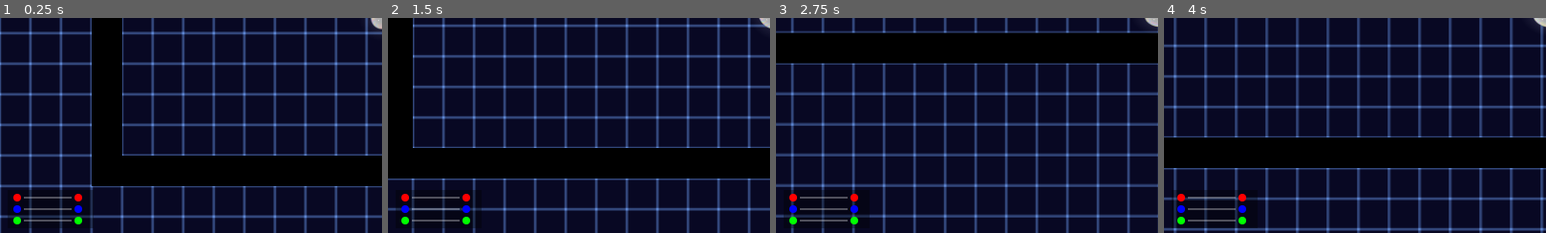
Above: before the commit, frames 1-4 (left to right).
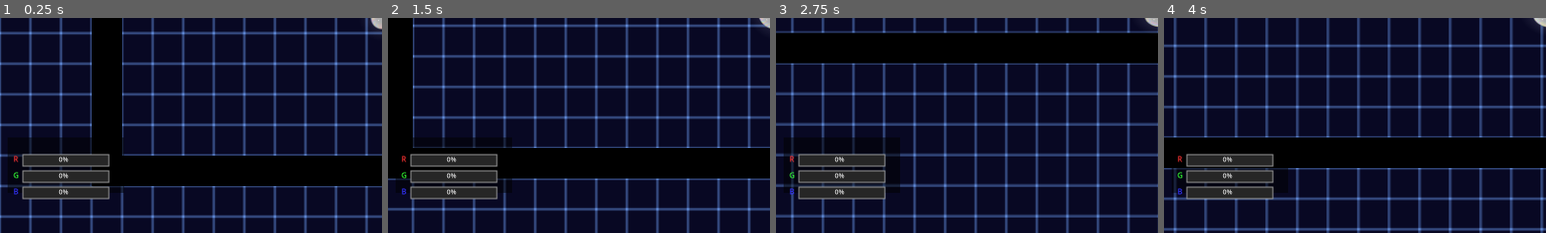
Above: after the commit, the same moments.

Repository: RianShinozaki/ColorBubbleGame
Game: Godot game, scene res://Maps/Level0.tscn
Two runs of this game, one before a commit and one after it. Both use one fixed random seed, a clock stepped at 60 frames per second and the inputs below. The engine's default icon, where the game draws it, is replaced by a stand-in: a white triangle on a blue panel in a dark square.
Inputs:
- Up to frame 1 (0.25 s): no input
- Up to frame 2 (1.5 s): tap Enter (respawn) at 0.5 s; hold Right (ui_right) 0.53-1.28 s; hold Down (ui_down) from 1.28 s (still down)
- Up to frame 3 (2.75 s): release Down (ui_down) at 2.03 s; hold Right (ui_right) from 2.03 s (still down)
- Up to frame 4 (4 s): release Right (ui_right) at 2.78 s; hold Up (ui_up) 2.78-3.53 s; hold Left (ui_left) from 3.53 s (still down)
The pictures show only the part of the screen within x 0-50%, y 50-100%; the shares and areas given below are measured in that part.

The runs differ from the first frame. In frame 1, 5.9% of the frame differs, in the area x 2-33%, y 55-98%; in frame 2, 5.8%; in frame 3, 6.3%; in frame 4, 5.7%.

Commit message:
updating color level UI

Diff:
--- a/Maps/Game.tscn
+++ b/Maps/Game.tscn
@@ -6,7 +6,7 @@
 [ext_resource type="PackedScene" uid="uid://br32x2pqn5aui" path="res://Objects/color_bubble.tscn" id="5_kkdw2"]
 [ext_resource type="Texture2D" uid="uid://btmty4d3eobm0" path="res://Art Folders/WhiteSquare.png" id="5_mdqsx"]
 [ext_resource type="PackedScene" uid="uid://dgocvemh306tv" path="res://Ui/ColorLegend.tscn" id="9_qpgel"]
-[ext_resource type="Script" uid="uid://d003uh3h15l1" path="res://Ui/color_legend.gd" id="10_ceqvn"]
+[ext_resource type="Script" path="res://Ui/color_legend_enhanced.gd" id="10_ceqvn"]
 [ext_resource type="PackedScene" uid="uid://o026y1pjxyrv" path="res://Objects/screw.tscn" id="11_1shu2"]
 [ext_resource type="PackedScene" uid="uid://6qnty0c7kr8v" path="res://Objects/laser_spinner.tscn" id="11_ceqvn"]
 [ext_resource type="PackedScene" uid="uid://chgks6x2hrsc2" path="res://Objects/nail.tscn" id="11_lntlw"]
--- a/Maps/Level0.tscn
+++ b/Maps/Level0.tscn
@@ -7,7 +7,7 @@
 [ext_resource type="PackedScene" uid="uid://br32x2pqn5aui" path="res://Objects/color_bubble.tscn" id="5_py67j"]
 [ext_resource type="PackedScene" uid="uid://btjikawn20mvo" path="res://Objects/spiky_enemy_bubble.tscn" id="6_rmkxy"]
 [ext_resource type="PackedScene" uid="uid://dgocvemh306tv" path="res://Ui/ColorLegend.tscn" id="7_81ri6"]
-[ext_resource type="Script" uid="uid://d003uh3h15l1" path="res://Ui/color_legend.gd" id="8_7mr11"]
+[ext_resource type="Script" path="res://Ui/color_legend_enhanced.gd" id="8_7mr11"]
 [ext_resource type="PackedScene" uid="uid://okgm8ioburau" path="res://Objects/laser_emitter.tscn" id="9_pgo3x"]
 [ext_resource type="PackedScene" uid="uid://6qnty0c7kr8v" path="res://Objects/laser_spinner.tscn" id="9_xym7l"]
 [ext_resource type="PackedScene" uid="uid://o026y1pjxyrv" path="res://Objects/screw.tscn" id="10_2vvoo"]
--- a/Objects/spiky_enemy_bubble.tscn
+++ b/Objects/spiky_enemy_bubble.tscn
@@ -36,13 +36,14 @@
 acceleration = 800.0
 stretch_scale_factor = 1500.0
 rgb_color = Color(1, 0, 0, 1)
+radius = 0.0
 add_color = false
 behavior = 1
 detect_range = 512.0
-detect_range_alerted = 640.0
+detect_range_alerted = null
 
 [node name="SpriteParent" type="Node2D" parent="."]
-scale = Vector2(0.8, 0.8)
+scale = Vector2(1e-05, 1e-05)
 
 [node name="Sprite2D" type="Sprite2D" parent="SpriteParent"]
 texture = ExtResource("1_yat1f")
@@ -55,5 +56,5 @@
 
 [node name="CollisionShape2D" type="CollisionShape2D" parent="."]
 visible = false
-scale = Vector2(0.8, 0.8)
+scale = Vector2(1e-05, 1e-05)
 shape = SubResource("CircleShape2D_qbg5b")
--- /dev/null
+++ b/Ui/color_legend_enhanced.gd
@@ -0,0 +1,125 @@
+extends Control
+
+@export var player_path: NodePath = NodePath("")
+@onready var player_controller: Node = null
+@export var bg_color := Color(0, 0, 0, 0.5)
+@export var bg_margin := Vector2(12, 12)
+@export var bar_height := 24.0
+@export var bar_width := 180.0
+@export var bar_spacing := 10.0
+
+var _last_rgb_values := Vector3(-1, -1, -1)
+
+func _ready() -> void:
+	anchors_preset = Control.PRESET_BOTTOM_LEFT
+	offset_left = 16
+	offset_bottom = -150  # Push up from bottom to ensure all bars are visible
+	size = Vector2(240, 120)
+
+	if player_path != NodePath("") and has_node(player_path):
+		player_controller = get_node(player_path)
+	else:
+		push_warning("ColorLegend: player_path is empty, please assign your player node in Inspector.")
+	set_process(true)
+
+func _process(_dt: float) -> void:
+	var cur_rgb := _get_current_rgb_values()
+
+	# Only redraw if values changed
+	if cur_rgb != _last_rgb_values:
+		queue_redraw()
+		_last_rgb_values = cur_rgb
+
+func _draw() -> void:
+	# Calculate total height
+	var total_h: float = bg_margin.y * 2 + 3 * (bar_height + bar_spacing) - bar_spacing
+	var total_w: float = bg_margin.x * 2 + bar_width + 40
+
+	# Draw background
+	draw_rect(Rect2(Vector2.ZERO, Vector2(total_w, total_h)), bg_color, true)
+
+	# Draw title
+	var font := ThemeDB.fallback_font
+	var title_size := 16
+
+	# Draw RGB progress bars
+	var bar_start_y := bg_margin.y + 24
+	_draw_rgb_progress_bars(bar_start_y)
+
+func _draw_rgb_progress_bars(start_y: float) -> void:
+	var rgb_values := _get_current_rgb_values()
+	var labels := ["R", "G", "B"]
+	# Pure colors for the bars
+	var bar_colors := [Color(1, 0, 0, 1), Color(0, 1, 0, 1), Color(0, 0, 1, 1)]
+	var values := [rgb_values.x, rgb_values.y, rgb_values.z]
+
+	var font := ThemeDB.fallback_font
+	var font_size := 14
+
+	for i in range(3):
+		var y_pos := start_y + i * (bar_height + bar_spacing)
+		var label_x := bg_margin.x
+
+		# Draw label with bright color
+		var label_color: Color = bar_colors[i]
+		label_color = label_color.lightened(0.2)
+		draw_string(font, Vector2(label_x, y_pos + bar_height * 0.65),
+		           labels[i], HORIZONTAL_ALIGNMENT_LEFT, -1, font_size + 2, label_color)
+
+		# Progress bar position
+		var bar_x := label_x + 20
+		var actual_bar_width := bar_width
+		var bar_rect := Rect2(bar_x, y_pos, actual_bar_width, bar_height)
+
+		# Draw progress bar background (dark gray)
+		draw_rect(bar_rect, Color(0.15, 0.15, 0.15, 1), true)
+
+		# Draw progress bar fill if value > 0
+		if values[i] > 0.001:  # Small threshold to avoid floating point issues
+			var fill_width: float = actual_bar_width * values[i]
+			var fill_rect := Rect2(bar_x, y_pos, fill_width, bar_height)
+
+			# Main fill color
+			var fill_color: Color = bar_colors[i]
+			fill_color.a = 0.9
+			draw_rect(fill_rect, fill_color, true)
+
+			# Top highlight for 3D effect
+			var highlight_rect := Rect2(bar_x, y_pos, fill_width, 4)
+			var highlight_color := fill_color.lightened(0.3)
+			highlight_color.a = 0.6
+			draw_rect(highlight_rect, highlight_color, true)
+
+			# Bottom shadow for 3D effect
+			var shadow_rect := Rect2(bar_x, y_pos + bar_height - 3, fill_width, 3)
+			var shadow_color := fill_color.darkened(0.3)
+			shadow_color.a = 0.7
+			draw_rect(shadow_rect, shadow_color, true)
+
+		# Draw border around entire bar
+		draw_rect(bar_rect, Color(0.6, 0.6, 0.6, 1), false, 2.0)
+
+		# Draw percentage text (always visible)
+		var percentage := roundi(values[i] * 100)
+		var percent_text := str(percentage) + "%"
+		var text_color := Color.WHITE if values[i] < 0.5 else Color.BLACK
+		text_color.a = 0.9
+
+		# Center text in the bar
+		var text_x := bar_x + actual_bar_width / 2
+		var text_y := y_pos + bar_height * 0.65
+		draw_string(font, Vector2(text_x - 15, text_y),
+		           percent_text, HORIZONTAL_ALIGNMENT_CENTER, -1, font_size, text_color)
+
+func _get_current_rgb_values() -> Vector3:
+	if player_controller == null:
+		return Vector3.ZERO
+
+	# Get the rgb_color from the player
+	var color: Color = player_controller.rgb_color
+
+	# If the player has no_color flag set, return zeros
+	if player_controller.no_color:
+		return Vector3.ZERO
+
+	return Vector3(color.r, color.g, color.b)
Not shown, added: Ui/color_legend_enhanced.gd.uid
Not shown, changed: icon.svg.import
